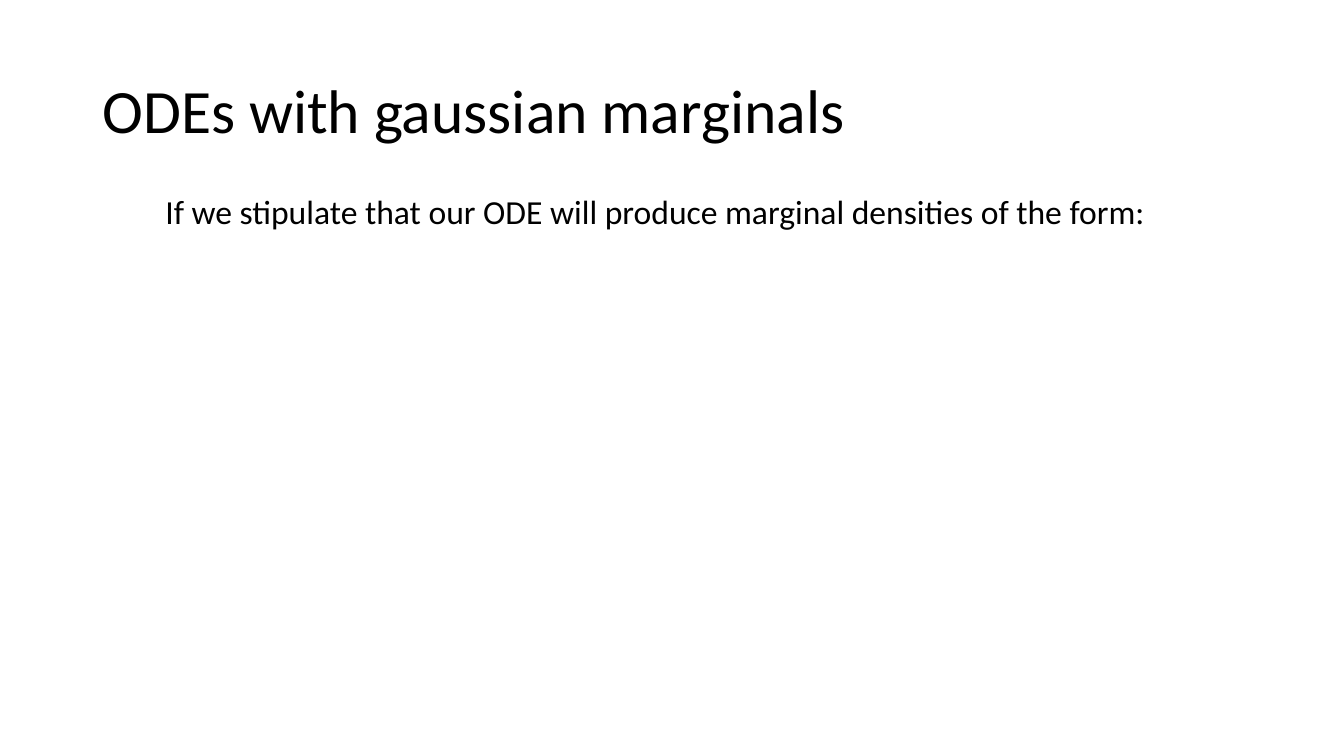
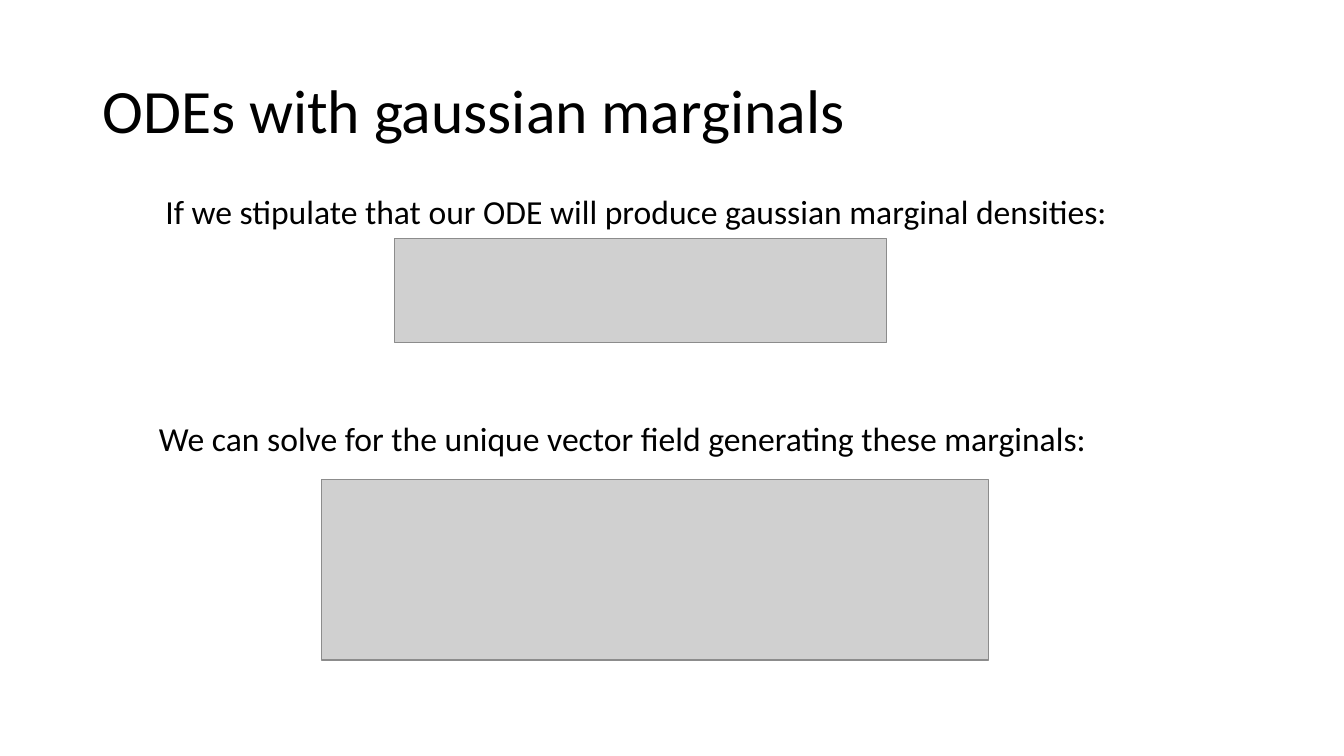
Before and after one commit to Dunni3/flowmatch_from_scratch, a slide deck: slide 11 of group_meeting_presentation.pptx. Drawn at 1344x756 pixels with LibreOffice and Linux fonts; fonts in the diff are those of the drawing; grey boxes stand for pictures. Boxes give left, top, right and bottom in pixels: in the first picture for what was removed or moved away, otherwise in the second. Text is boxed around its words. In the diff, an @@ line names an element or a change of style, - is before the commit and + after.

Commit message:
updated presentation

```diff
--- a/group_meeting_presentation.pptx
+++ b/group_meeting_presentation.pptx
@@ text at (165,200,1106,230): text changed @@
-If we stipulate that our ODE will produce marginal densities of the form:
+If we stipulate that our ODE will produce gaussian marginal densities:
@@ picture added at (395,238,887,343) @@
@@ text added at (159,427,1085,457), 24 pt, text #000000 @@
+We can solve for the unique vector field generating these marginals:
@@ picture added at (322,479,989,659) @@
```
Also in this commit, not shown: 1 other slide changed, 11 slides added, 1 other file.
